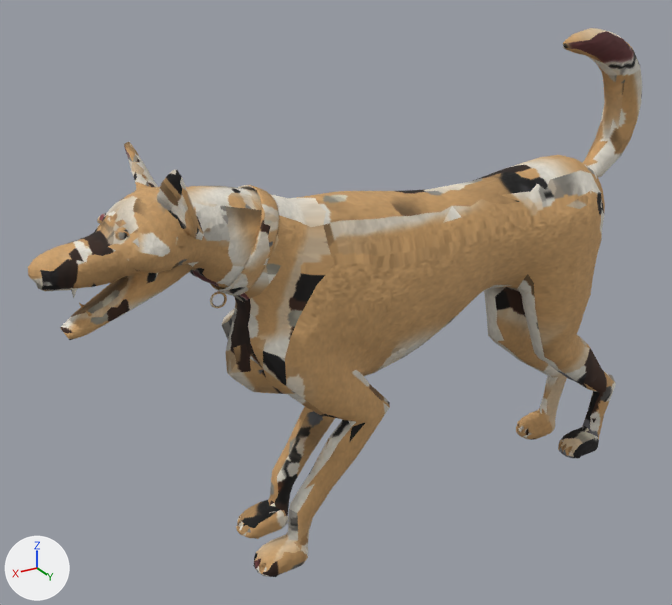
Two versions of the glTF model assets_src/canids/dog_bark.glb, one commit apart.
Camera for both pictures: a camera (50 mm lens) standing at (0.77, 1.007, 0.869) and looking at (0.147, -0.031, 0.351). The lights are fixed; the arrows at lower left show +X, +Y and +Z. The older version comes first. Where no turn or scale is listed for an object, it has been applied to the vertices. Vertices at exactly the same position are counted once.

Script lines for the objects in view, before the commit:
```python
me_dog_bark_mesh = bpy.data.meshes.new('dog_bark_mesh')
me_dog_bark_mesh.from_pydata(...)  # 4162 vertices, 8296 faces; spans x -0.375..0.565, y -0.086..0.087, z 0.0..0.702
me_dog_bark_mesh.materials.append(mat_dog)
ob_dog_bark_mesh = bpy.data.objects.new('dog_bark_mesh', me_dog_bark_mesh)
ob_dog_bark_mesh.location = (0.0, 0.0, 0.0)
```
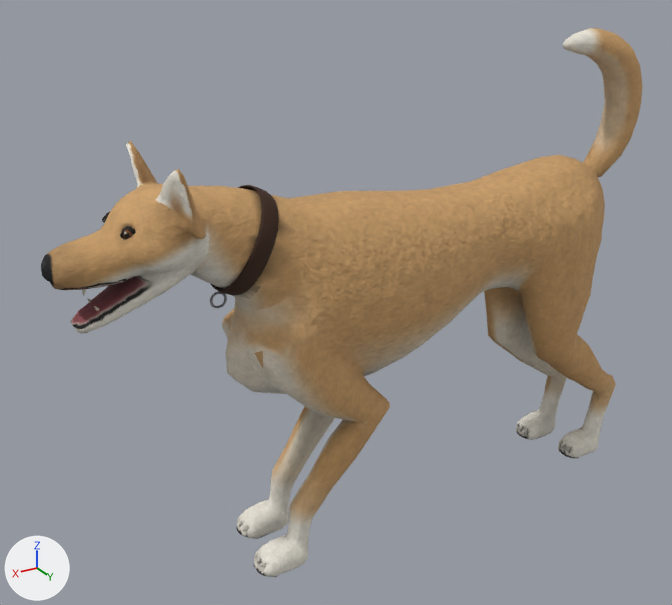
Scene script edits in JSON lines:
```json
{"block": "me_dog_bark_mesh", "where": "# used by ob_dog_bark_mesh; location = (0.0, 0.0, 0.0)"}
{"op": "remove", "block": "me_dog_bark_mesh", "code": "me_dog_bark_mesh.from_pydata(...)  # 4162 vertices, 8296 faces; spans x -0.375..0.565, y -0.086..0.087, z 0.0..0.702"}
{"op": "add", "block": "me_dog_bark_mesh", "code": "me_dog_bark_mesh.from_pydata(...)  # 4162 vertices, 8296 faces; spans x -0.375..0.551, y -0.086..0.087, z 0.0..0.702"}
{"block": "me_dog_bark_mesh", "change": "me_dog_bark_mesh part 1: the loose piece of 20 vertices spanning x 0.518..0.524, y 0.012..0.019, z 0.456..0.47 is moved by (-0.011, 0.0, 0.0)"}
{"block": "me_dog_bark_mesh", "change": "me_dog_bark_mesh part 2: 61 vertices moved from x 0.127..0.519, y -0.079..0.079, z 0.0..0.554 to x 0.125..0.519, y -0.079..0.079, z 0.0..0.557; 1526 vertices removed from x 0.103..0.565, y -0.086..0.087, z 0.0..0.605; 1449 vertices added at x 0.102..0.551, y -0.086..0.087, z 0.0..0.605"}
{"block": "me_dog_bark_mesh", "change": "me_dog_bark_mesh part 3: 1 vertex moved within x -0.297, y 0.018, z 0.009; 21 vertices removed from x -0.329..-0.276, y -0.025..0.064, z 0.0..0.034; 27 vertices added at x -0.333..-0.251, y -0.06..0.063, z 0.0..0.035"}
{"block": "me_dog_bark_mesh", "change": "me_dog_bark_mesh part 4: 1 vertex removed from x -0.276, y 0.06, z 0.19; 2 vertices added at x -0.285..-0.271, y 0.057..0.061, z 0.187..0.192"}
{"block": "me_dog_bark_mesh", "change": "me_dog_bark_mesh part 5: 1 vertex removed from x -0.268, y 0.009, z 0.664; 2 vertices added at x -0.277..-0.256, y 0.009..0.011, z 0.66..0.668"}
{"block": "me_dog_bark_mesh", "change": "me_dog_bark_mesh part 6: 4502 kept faces spanning x -0.375..0.495, y -0.081..0.082, z 0.0..0.702 get new texture (UV) coordinates"}
{"block": "me_dog_bark_mesh", "change": "other edits to the shape of me_dog_bark_mesh do not show in these pictures"}
```

What differs and where, as boxes (x1, y1, x2, y2) in the pictures (672 x 605 px; the box of a moved part takes in the faces that stretch with it):
```json
{"object": "dog_bark_mesh", "change": "reshaped", "before": [28, 28, 642, 577], "after": [41, 28, 642, 577]}
{"part": 1, "of": "me_dog_bark_mesh", "change": "moved or reshaped", "before": [71, 288, 77, 298], "after": [82, 289, 86, 296]}
{"part": 2, "of": "me_dog_bark_mesh", "change": "moved or reshaped", "before": [28, 142, 432, 577], "after": [41, 141, 432, 577]}
{"part": 3, "of": "me_dog_bark_mesh", "change": "moved or reshaped", "before": [553, 422, 602, 459], "after": [553, 422, 602, 458]}
{"part": 4, "of": "me_dog_bark_mesh", "change": "moved or reshaped", "before": [579, 347, 602, 375], "after": [579, 347, 602, 375]}
{"part": 5, "of": "me_dog_bark_mesh", "change": "moved or reshaped", "before": [577, 49, 617, 64], "after": [577, 49, 617, 64]}
{"part": 6, "of": "me_dog_bark_mesh", "change": "surface changed", "before": [210, 28, 642, 577], "after": [210, 28, 642, 577]}
```
